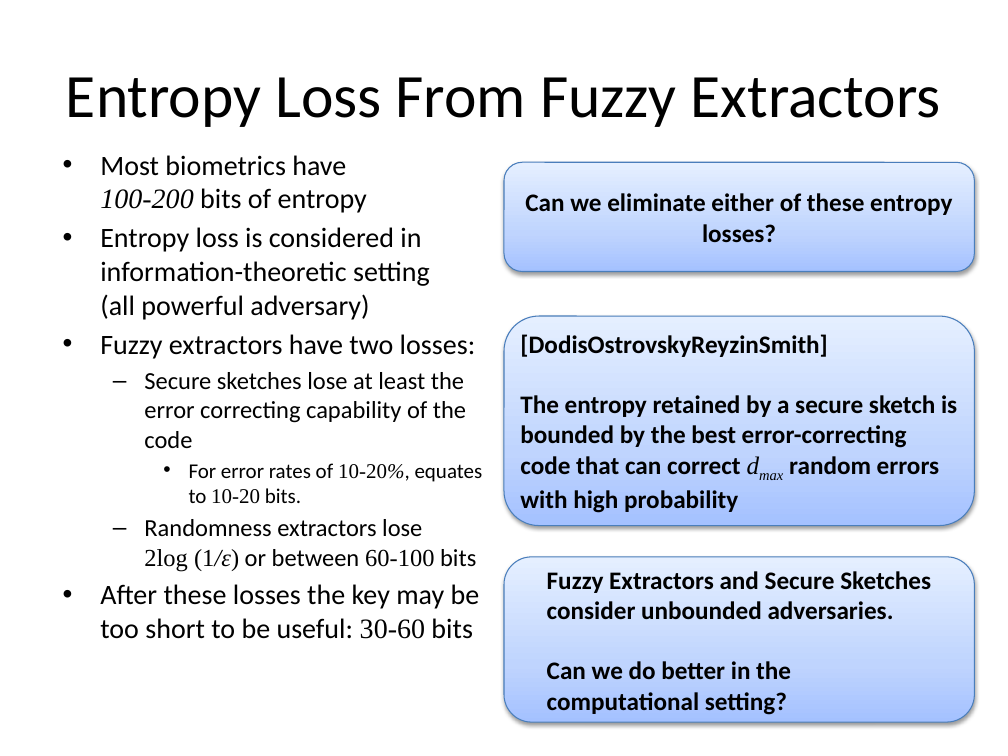
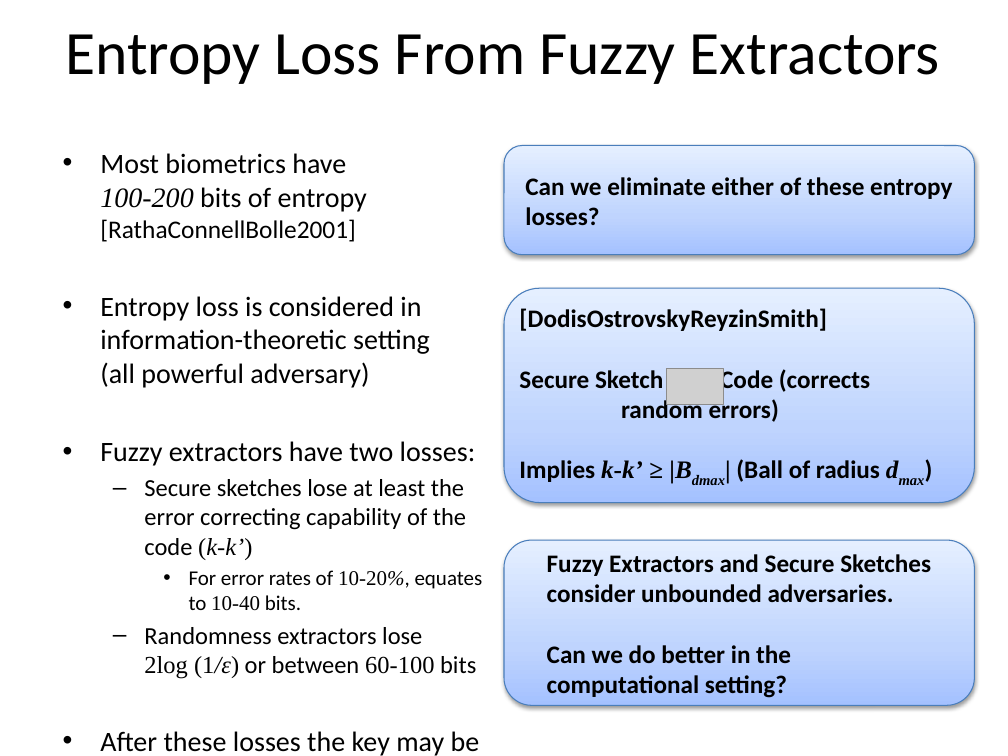
Before and after one commit to xianruimeng/comp-fuzzy-ext, a slide deck: slide 15 of ComputationalFuzzyExtractors.pptx. Drawn at 1008x756 pixels with LibreOffice and Linux fonts; fonts in the diff are those of the drawing; grey boxes stand for pictures. Boxes give left, top, right and bottom in pixels: in the first picture for what was removed or moved away, otherwise in the second. Text is boxed around its words. In the diff, an @@ line names an element or a change of style, - is before the commit and + after.

```diff
--- a/ComputationalFuzzyExtractors.pptx
+++ b/ComputationalFuzzyExtractors.pptx
@@ title "Entropy Loss From Fuzzy Extractors": place and size @@
-title "Entropy Loss From Fuzzy Extractors" at (66, 77, 941, 127)
+title "Entropy Loss From Fuzzy Extractors" at (65, 34, 940, 84)
@@ rounded rectangle "Can we eliminate either of ...": place and size @@
-rounded rectangle "Can we eliminate either of ..." at (504, 162, 975, 271)
+rounded rectangle "Can we eliminate either of ..." at (504, 145, 975, 254)
@@ rounded rectangle "Can we eliminate either of ..." at (504, 145, 975, 254): alignment centre to left @@
@@ text at (100, 153, 367, 242): text changed @@
-• Most biometrics have
-  100-200 bits of entropy
+• Most biometrics have
+  100-200 bits of entropy
+  [RathaConnellBolle2001]
@@ rounded rectangle "[DodisOstrovskyReyzinSmith]": place and size @@
-rounded rectangle "[DodisOstrovskyReyzinSmith]" at (504, 317, 975, 526)
+rounded rectangle "[DodisOstrovskyReyzinSmith]" at (504, 288, 975, 503)
@@ text in rounded rectangle at (519, 308, 880, 482): text changed @@
-[DodisOstrovskyReyzinSmith]
-The entropy retained by a secure sketch is bounded by the best error-correcting code that can correct dmax random errors with high probability
+[DodisOstrovskyReyzinSmith]
+Secure Sketch Code (corrects random errors)
+Implies k-k’ ≥ |Bdmax| (Ball of radius dmax)
@@ picture added at (666, 369, 724, 404) @@
@@ text at (144, 479, 483, 611): text changed @@
-  – Secure sketches lose at least the error correcting capability of the code
-    • For error rates of 10-20%, equates to 10-20 bits.
+  – Secure sketches lose at least the error correcting capability of the code (k-k’)
+    • For error rates of 10-20%, equates to 10-40 bits.
@@ rounded rectangle "Fuzzy Extractors and Secure Sketches ...": place and size @@
-rounded rectangle "Fuzzy Extractors and Secure Sketches ..." at (504, 556, 975, 722)
+rounded rectangle "Fuzzy Extractors and Secure Sketches ..." at (504, 540, 975, 706)
```
Also in this commit, not shown: 33 other slides changed, 4 slides added, 2 slides removed, 1 other file.
